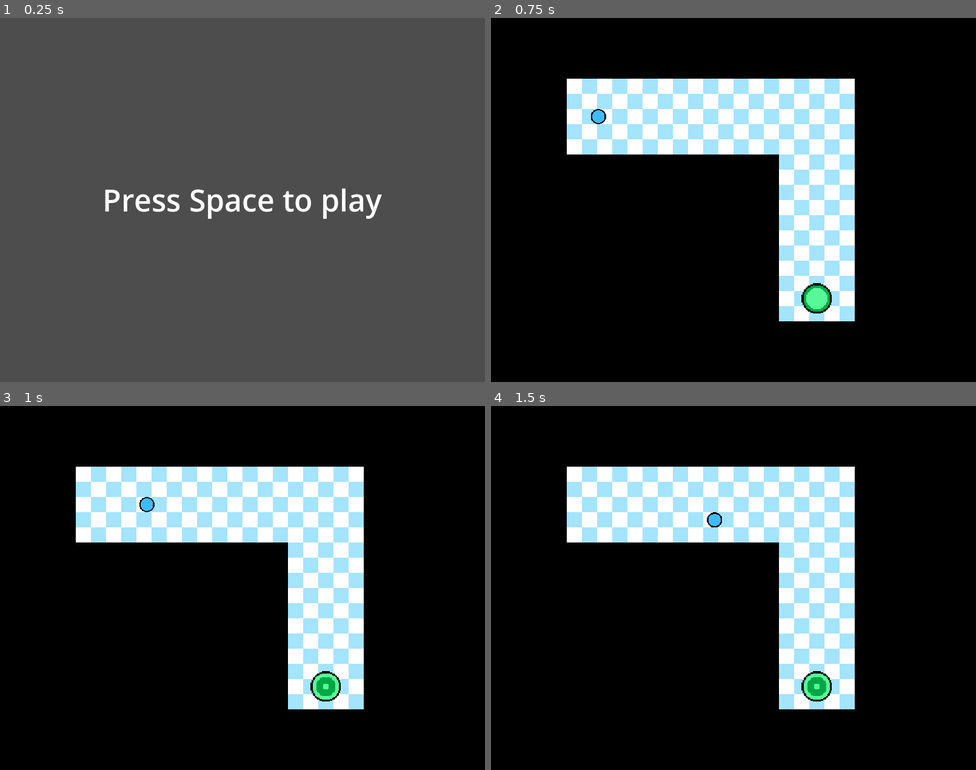
Above: before the commit, frames 1-4 (two rows, left to right).
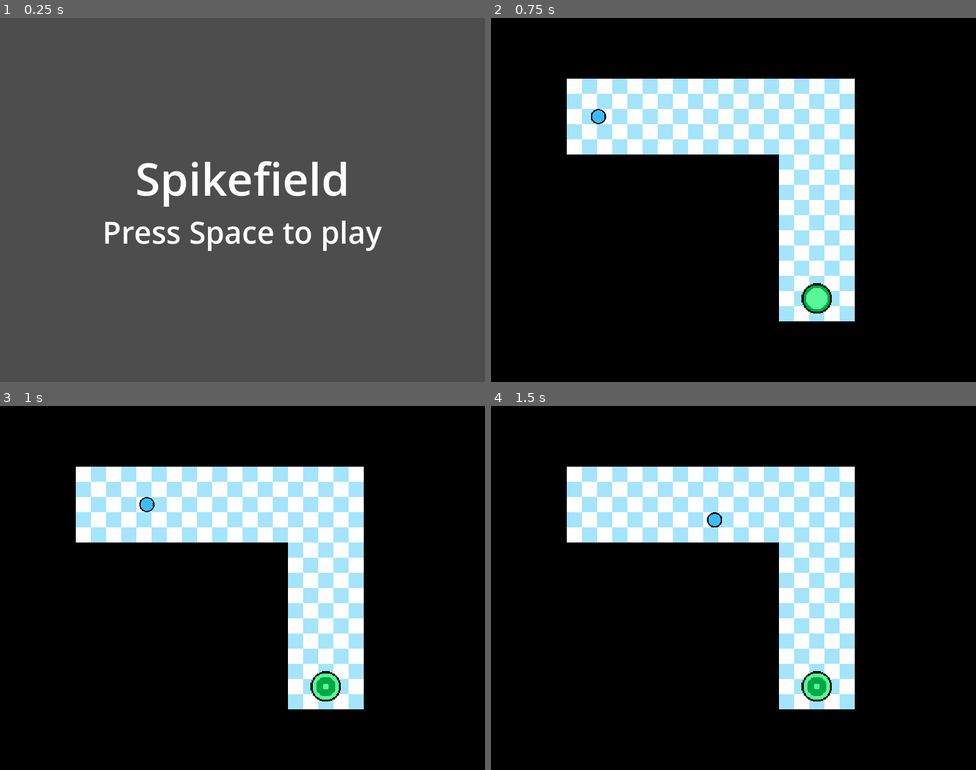
Above: after the commit, the same moments.

Repository: Aelern/godot-ball
Game: Godot game, scene res://stages/main_menu.tscn
Two runs of this game, one before a commit and one after it. Both use one fixed random seed, a clock stepped at 60 frames per second and the inputs below.
Inputs:
- Up to frame 1 (0.25 s): no input
- Up to frame 2 (0.75 s): tap Space at 0.5 s; hold D (right) from 0.53 s (still down)
- Up to frame 3 (1 s): keep holding D (right); tap Enter (ui_accept) at 0.77 s
- Up to frame 4 (1.5 s): release D (right) at 1.28 s; hold S (down) from 1.28 s (still down)

The runs differ from the first frame. In frame 1, 4.2% of the frame differs, in the area x 21-79%, y 39-64%; in frame 2, nothing differs; in frame 3, nothing differs; in frame 4, nothing differs.

Commit message:
Messing with title screen

Diff:
--- a/project.godot
+++ b/project.godot
@@ -79,6 +79,11 @@
 , Object(InputEventKey,"resource_local_to_scene":false,"resource_name":"","device":-1,"window_id":0,"alt_pressed":false,"shift_pressed":false,"ctrl_pressed":false,"meta_pressed":false,"pressed":false,"keycode":0,"physical_keycode":4194321,"key_label":0,"unicode":0,"echo":false,"script":null)
 ]
 }
+boost={
+"deadzone": 0.5,
+"events": [Object(InputEventKey,"resource_local_to_scene":false,"resource_name":"","device":-1,"window_id":0,"alt_pressed":false,"shift_pressed":false,"ctrl_pressed":false,"meta_pressed":false,"pressed":false,"keycode":0,"physical_keycode":32,"key_label":0,"unicode":32,"echo":false,"script":null)
+]
+}
 
 [layer_names]
 
--- a/stages/main_menu.tscn
+++ b/stages/main_menu.tscn
@@ -1,6 +1,9 @@
-[gd_scene load_steps=3 format=3 uid="uid://chqfj6mjso68m"]
+[gd_scene load_steps=4 format=3 uid="uid://chqfj6mjso68m"]
 
 [ext_resource type="Script" path="res://stages/main_menu.gd" id="1_ervmu"]
+
+[sub_resource type="LabelSettings" id="LabelSettings_br3ed"]
+font_size = 96
 
 [sub_resource type="LabelSettings" id="LabelSettings_ysxmm"]
 font_size = 64
@@ -8,9 +11,19 @@
 [node name="MainMenu" type="Node2D"]
 script = ExtResource("1_ervmu")
 
-[node name="Label" type="Label" parent="."]
+[node name="VBoxContainer" type="VBoxContainer" parent="."]
 offset_right = 1024.0
 offset_bottom = 768.0
+alignment = 1
+
+[node name="TitleLabel" type="Label" parent="VBoxContainer"]
+layout_mode = 2
+text = "Spikefield"
+label_settings = SubResource("LabelSettings_br3ed")
+horizontal_alignment = 1
+
+[node name="StartGameLabel" type="Label" parent="VBoxContainer"]
+layout_mode = 2
 text = "Press Space to play"
 label_settings = SubResource("LabelSettings_ysxmm")
 horizontal_alignment = 1
